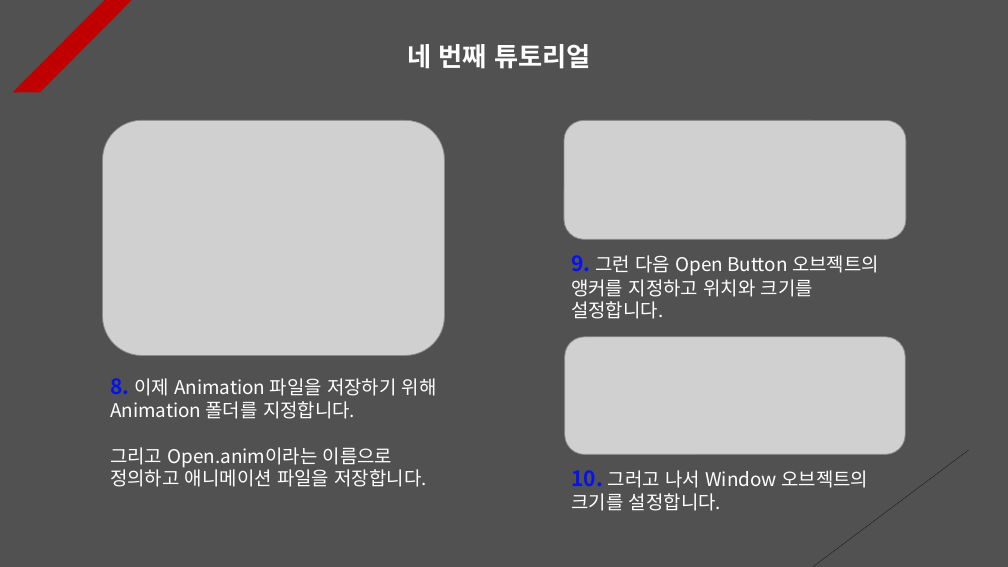
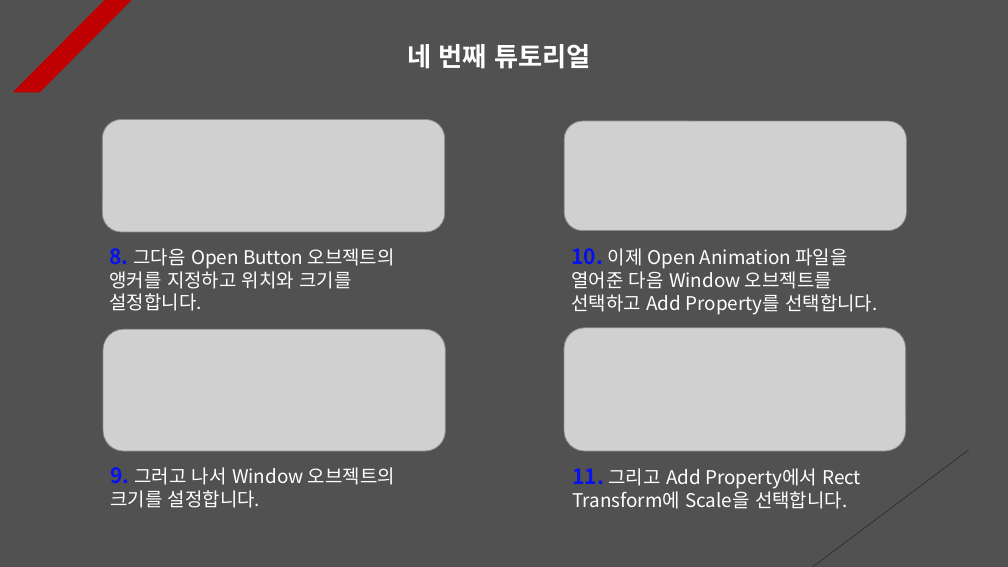
Before and after one commit to Unity2033/3D-UnityEngine, a slide deck: slide 4 of Assets/Animation/PPT Data/Animation Example.pptx. Drawn at 1008x567 pixels with LibreOffice and Linux fonts; fonts in the diff are those of the drawing; grey boxes stand for pictures. Boxes give left, top, right and bottom in pixels: in the first picture for what was removed or moved away, otherwise in the second. Text is boxed around its words. In the diff, an @@ line names an element or a change of style, - is before the commit and + after.

```diff
--- a/Assets/Animation/PPT Data/Animation Example.pptx
+++ b/Assets/Animation/PPT Data/Animation Example.pptx
@@ picture: place and size @@
-picture at box(564, 120, 906, 239)
+picture at box(102, 119, 445, 232)
@@ picture removed at box(103, 120, 445, 355) @@
@@ picture added at box(564, 121, 907, 231) @@
@@ text at box(110, 248, 395, 311): text changed @@
-9. 그런 다음 Open Button 오브젝트의 앵커를 지정하고 위치와 크기를 설정합니다.
+8. 그다음 Open Button 오브젝트의 앵커를 지정하고 위치와 크기를 설정합니다.
@@ text added at box(572, 248, 877, 315), 18 pt, text #FFFFFF @@
+10. 이제 Open Animation 파일을 열어준 다음 Window 오브젝트를 선택하고 Add Property를 선택합니다.
@@ picture added at box(564, 328, 906, 451) @@
@@ picture: place and size @@
-picture at box(565, 337, 905, 454)
+picture at box(103, 330, 445, 451)
@@ text removed at box(110, 378, 437, 487) @@
-8. 이제 Animation 파일을 저장하기 위해 Animation 폴더를 지정합니다.
-그리고 Open.anim이라는 이름으로 정의하고 애니메이션 파일을 저장합니다.
@@ text at box(110, 467, 395, 508): text changed @@
-10. 그러고 나서 Window 오브젝트의 크기를 설정합니다.
+9. 그러고 나서 Window 오브젝트의 크기를 설정합니다.
@@ text added at box(572, 468, 861, 509), 18 pt, text #FFFFFF @@
+11. 그리고 Add Property에서 Rect Transform에 Scale을 선택합니다.
```
Also in this commit, not shown: 17 other slides changed, 1 slide removed, 52 other files.
